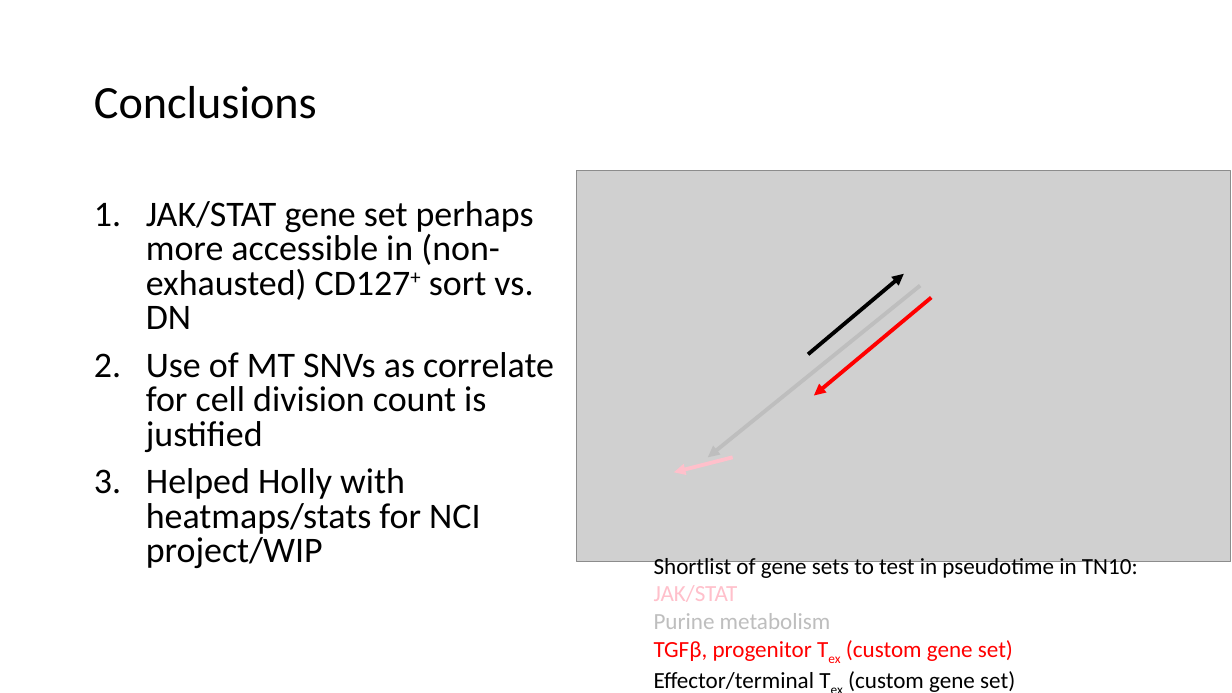
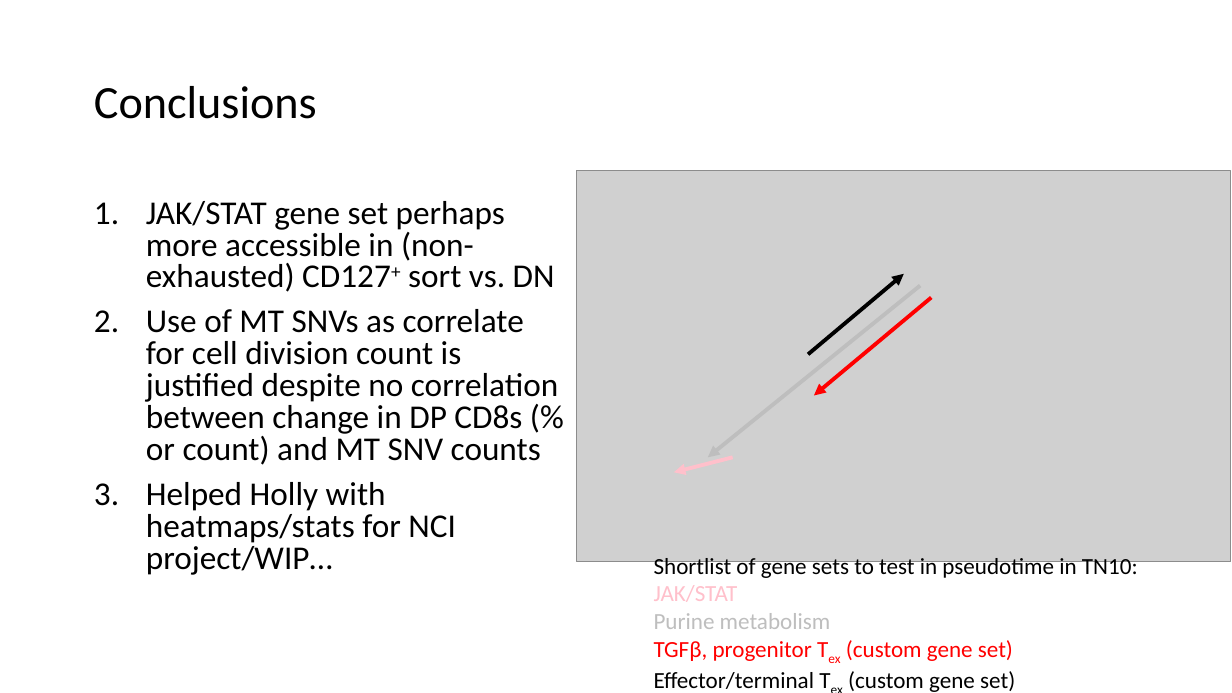
Before and after one commit to tybottorff/bottorffdocs, a slide deck: slide 6 of presentations/weekly_meetings/9_12_24.pptx. Drawn at 1232x693 pixels with LibreOffice and Linux fonts; fonts in the diff are those of the drawing; grey boxes stand for pictures. Boxes give left, top, right and bottom in pixels: in the first picture for what was removed or moved away, otherwise in the second. Text is boxed around its words. In the diff, an @@ line names an element or a change of style, - is before the commit and + after.

```diff
--- a/presentations/weekly_meetings/9_12_24.pptx
+++ b/presentations/weekly_meetings/9_12_24.pptx
@@ text at [146,201,555,292]: size 28 to 25.9 pt in "JAK/STAT gene set perhaps more accessible in ..." @@
@@ text at [146,309,558,575]: text changed; size 28 to 25.9 pt @@
-2. Use of MT SNVs as correlate for cell division count is justified
-3. Helped Holly with heatmaps/stats for NCI project/WIP
+2. Use of MT SNVs as correlate for cell division count is justified despite no correlation between change in DP CD8s (% or count) and MT SNV counts
+3. Helped Holly with heatmaps/stats for NCI project/WIP…
```
Also in this commit, not shown: 2 other slides changed.
